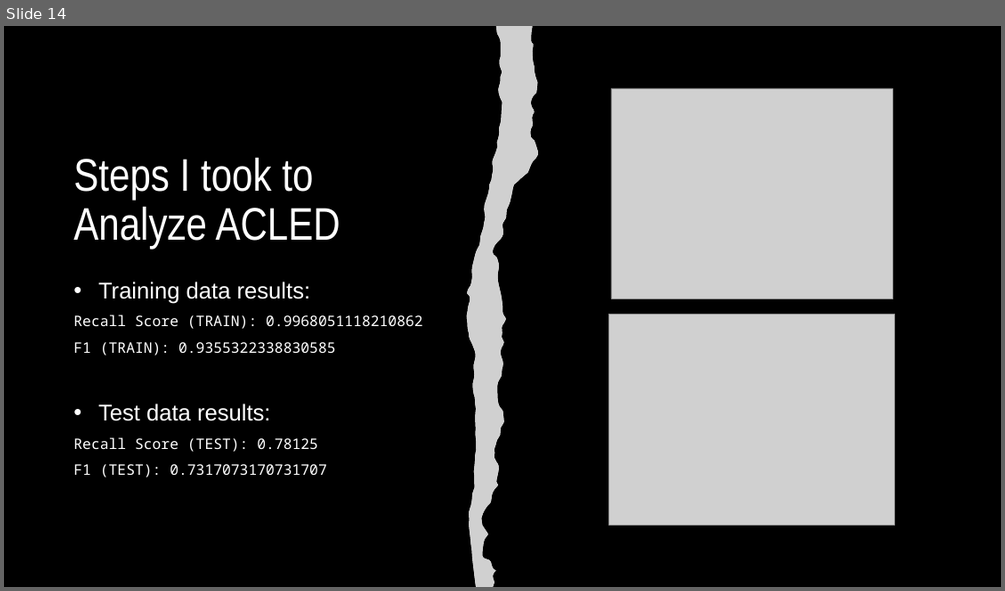
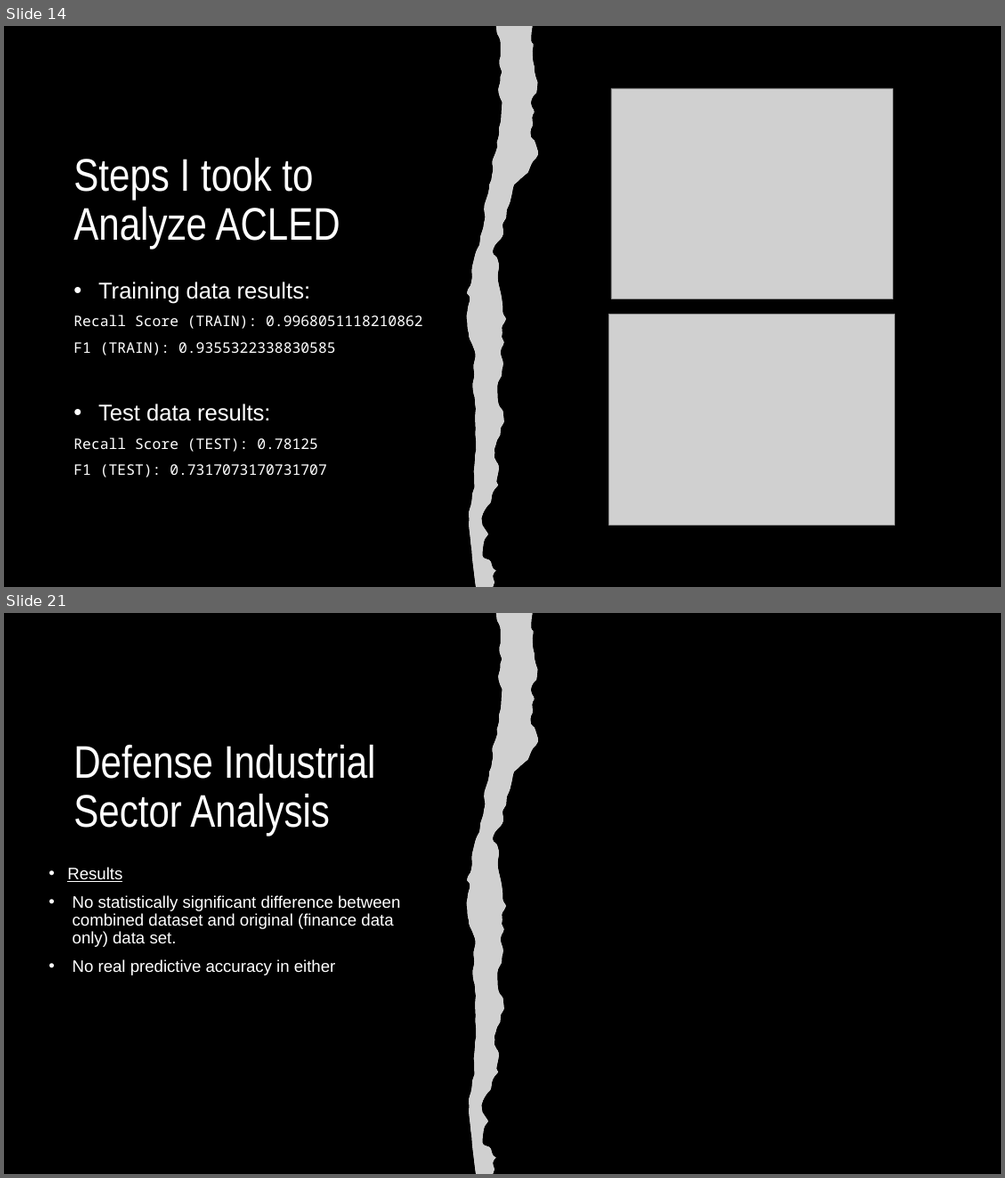
Before and after one commit to fs247/CSI777_Final_Project, a slide deck: CSI777_Final Presentation.pptx. Shown one above the other, each under a label of ours: slide 14 before the commit, slides 14 and 21 after it; the slides between them are not shown. The pictures are 1005x591 and 1005x1178 pixels, drawn with LibreOffice and Linux fonts; fonts in the diff are those of the drawing; grey boxes stand for pictures. Boxes give left, top, right and bottom in pixels: in the first picture for what was removed or moved away, otherwise in the second. Text is boxed around its words. In the diff, an @@ line names an element or a change of style, - is before the commit and + after.

```diff
--- a/CSI777_Final Presentation.pptx
+++ b/CSI777_Final Presentation.pptx
@@ slide 21 added at (4,613,1001,1174), background #000000 @@
@@ freeform shape added at (467,613,539,1174), fill #FFFFFF @@
@@ picture added at (467,613,539,1174) @@
@@ title added at (73,744,376,836), 44 pt, text #FFFFFF @@
+Defense Industrial Sector Analysis
@@ text added at (67,867,400,975), 16 pt, text #FFFFFF @@
+• Results
+• No statistically significant difference between combined dataset and original (finance data only) data set.
+• No real predictive accuracy in either
```
Also in this commit, not shown: 6 other slides added.
